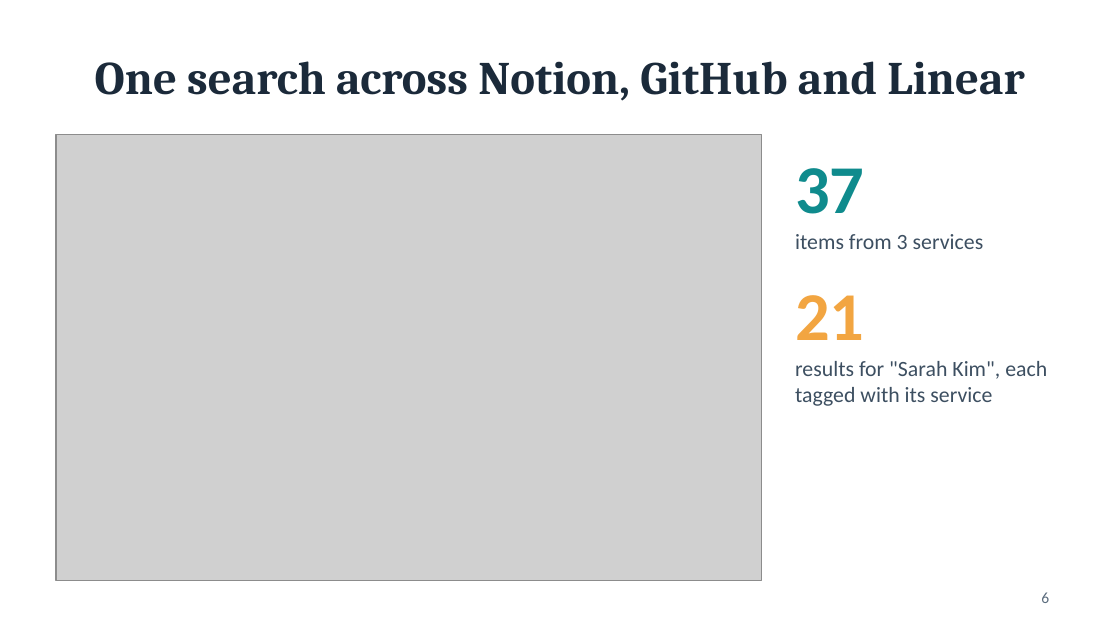
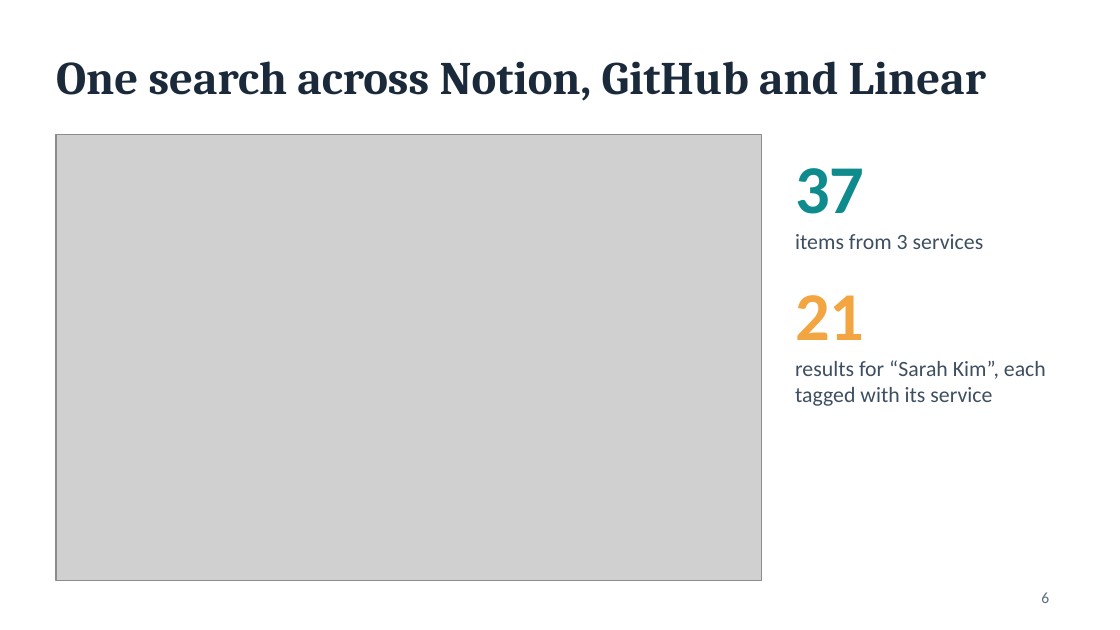
Before and after one commit to nyohayon-jpg/hw-services-dashboard, a slide deck: slide 6 of presentation/services-dashboard.pptx. Drawn at 1120x630 pixels with LibreOffice and Linux fonts; fonts in the diff are those of the drawing; grey boxes stand for pictures. Boxes give left, top, right and bottom in pixels: in the first picture for what was removed or moved away, otherwise in the second. Text is boxed around its words. In the diff, an @@ line names an element or a change of style, - is before the commit and + after.

```diff
--- a/presentation/services-dashboard.pptx
+++ b/presentation/services-dashboard.pptx
@@ title "One search across Notion, GitHub ..." at (x1=56, y1=61, x2=986, y2=101): alignment centre to left @@
@@ text at (x1=795, y1=360, x2=1046, y2=406): text changed @@
-results for "Sarah Kim", each tagged with its service
+results for “Sarah Kim”, each tagged with its service
```
Also in this commit, not shown: 6 other slides changed, 1 slide added, 1 slide removed.
